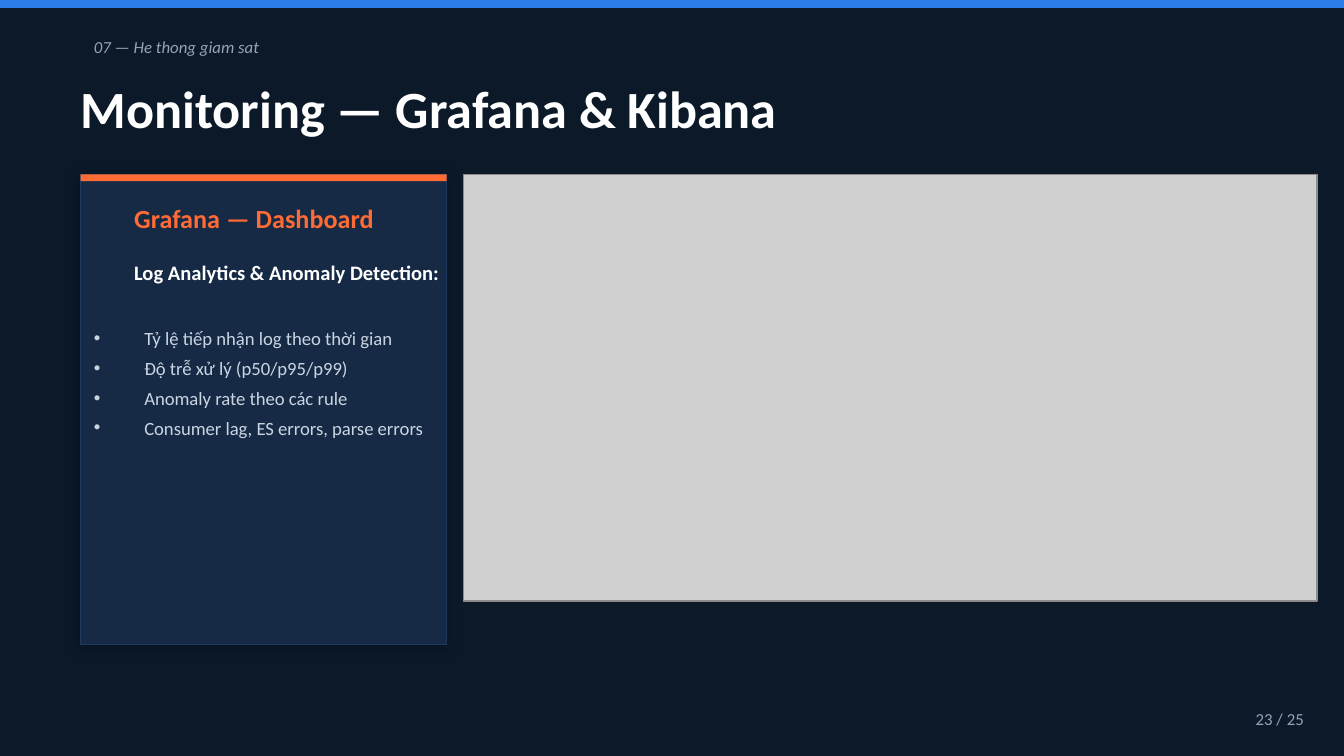
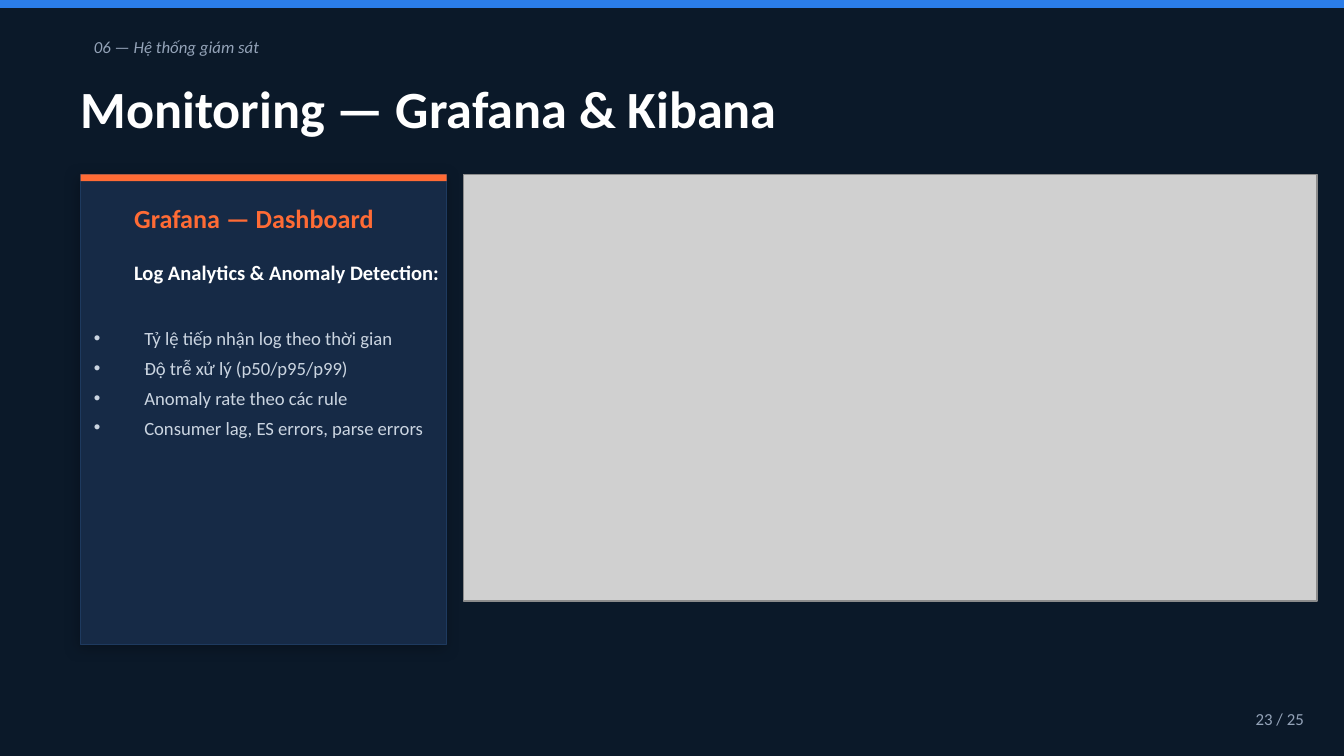
Before and after one commit to tienlamict/log-analytics-and-anomaly-detection, a slide deck: slide 18 of docs/presentation.pptx. Drawn at 1344x756 pixels with LibreOffice and Linux fonts; fonts in the diff are those of the drawing; grey boxes stand for pictures. Boxes give left, top, right and bottom in pixels: in the first picture for what was removed or moved away, otherwise in the second. Text is boxed around its words. In the diff, an @@ line names an element or a change of style, - is before the commit and + after.

```diff
--- a/docs/presentation.pptx
+++ b/docs/presentation.pptx
@@ text at box(94, 40, 259, 56): text changed @@
-07 — He thong giam sat
+06 — Hệ thống giám sát
```
Also in this commit, not shown: 13 other slides changed.
